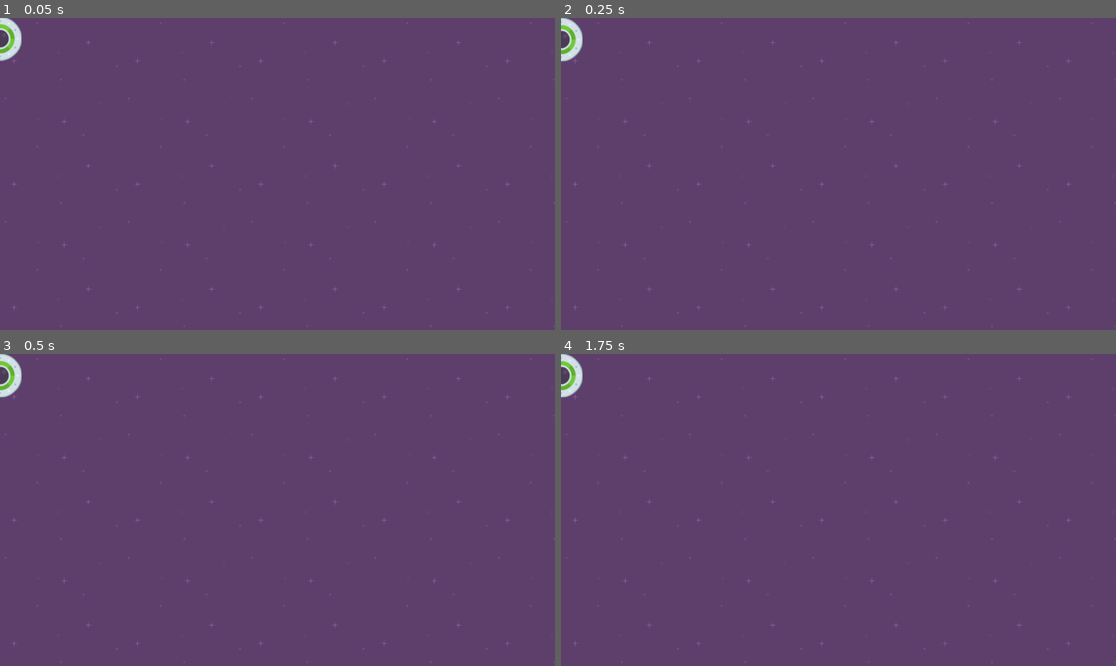
Above: before the commit, frames 1-4 (two rows, left to right).
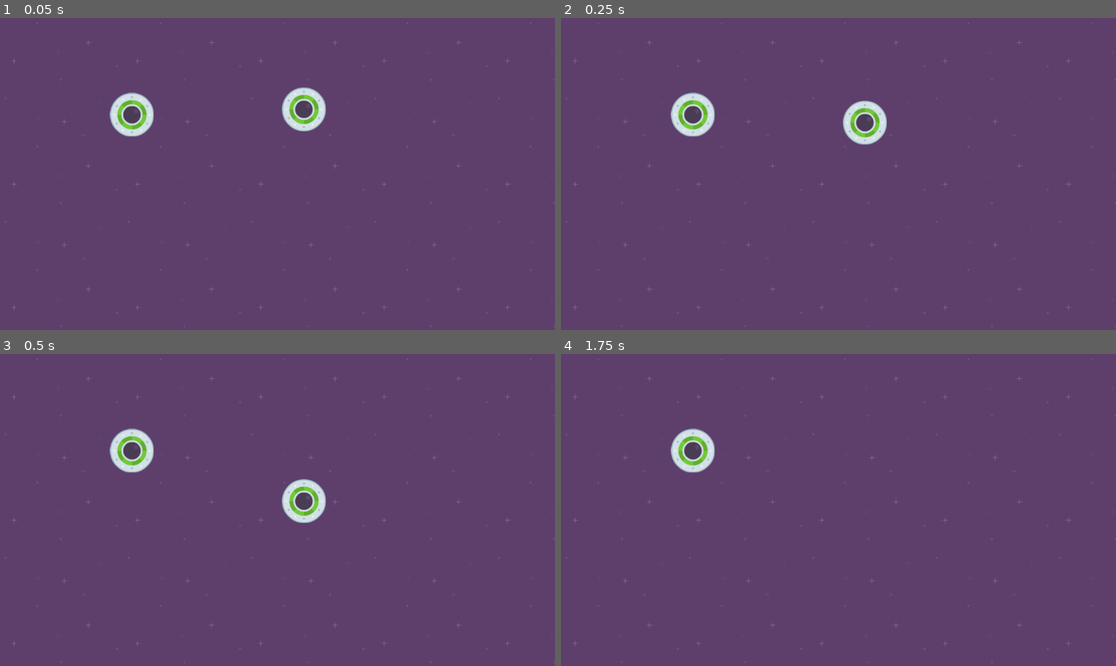
Above: after the commit, the same moments.

Repository: BlurryGames/SpeedySaucer
Game: Godot game, scene res://Scenes/Levels/level_1.tscn
The game is run twice, just before and just after one commit, with the same random seed, the same clock (stepped at 60 frames per second) and the same inputs.
Inputs:
- Up to frame 1 (0.05 s): no input
- Up to frame 2 (0.25 s): no input
- Up to frame 3 (0.5 s): no input
- Up to frame 4 (1.75 s): no input

The runs differ from the first frame. In frame 1, 1.9% of the frame differs, in the area x 0-59%, y 0-39%; in frame 2, 1.9%, in the area x 0-59%, y 0-41%; in frame 3, 1.9%; in frame 4, 1.1%.

Commit message:
Lesson6: Editing Instances

Diff:
--- a/Scenes/Levels/level_1.tscn
+++ b/Scenes/Levels/level_1.tscn
@@ -12,5 +12,8 @@
 stretch_mode = 1
 
 [node name="Player" parent="." instance=ExtResource("2_pfjus")]
+position = Vector2(274, 201)
 
 [node name="Player2" parent="." instance=ExtResource("2_pfjus")]
+position = Vector2(631, 189)
+gravity_scale = 1.0
